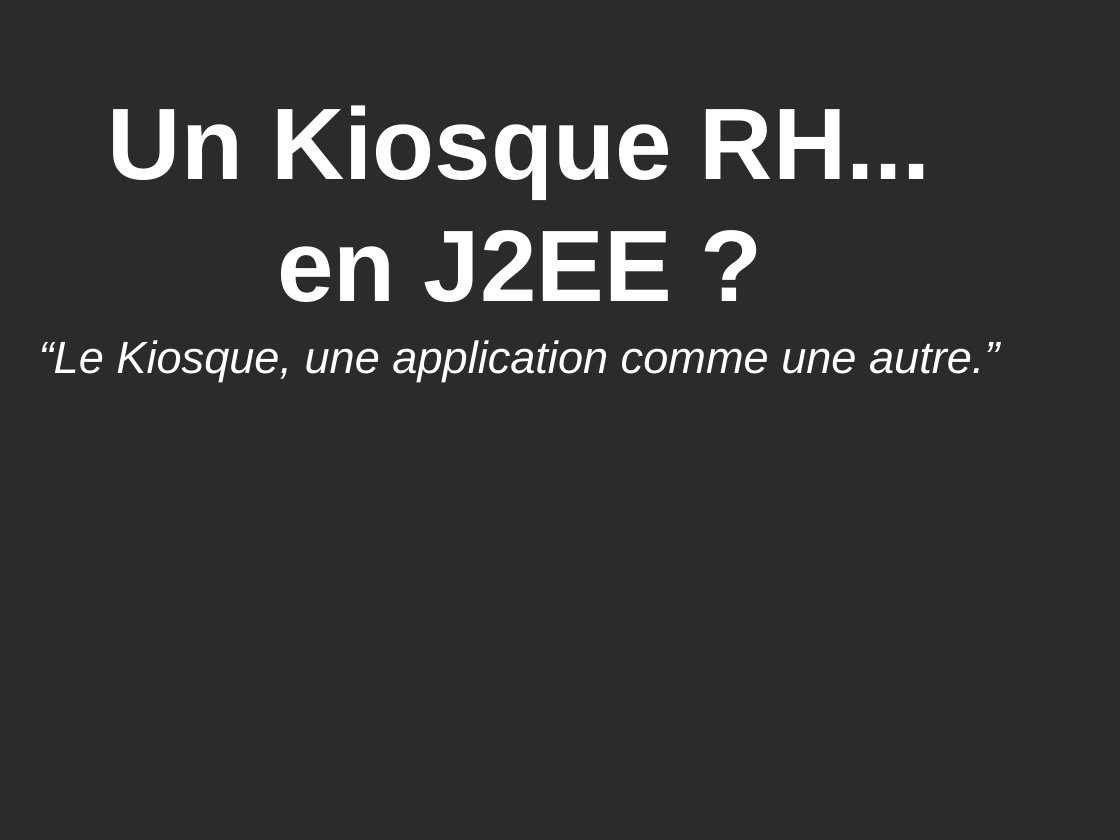
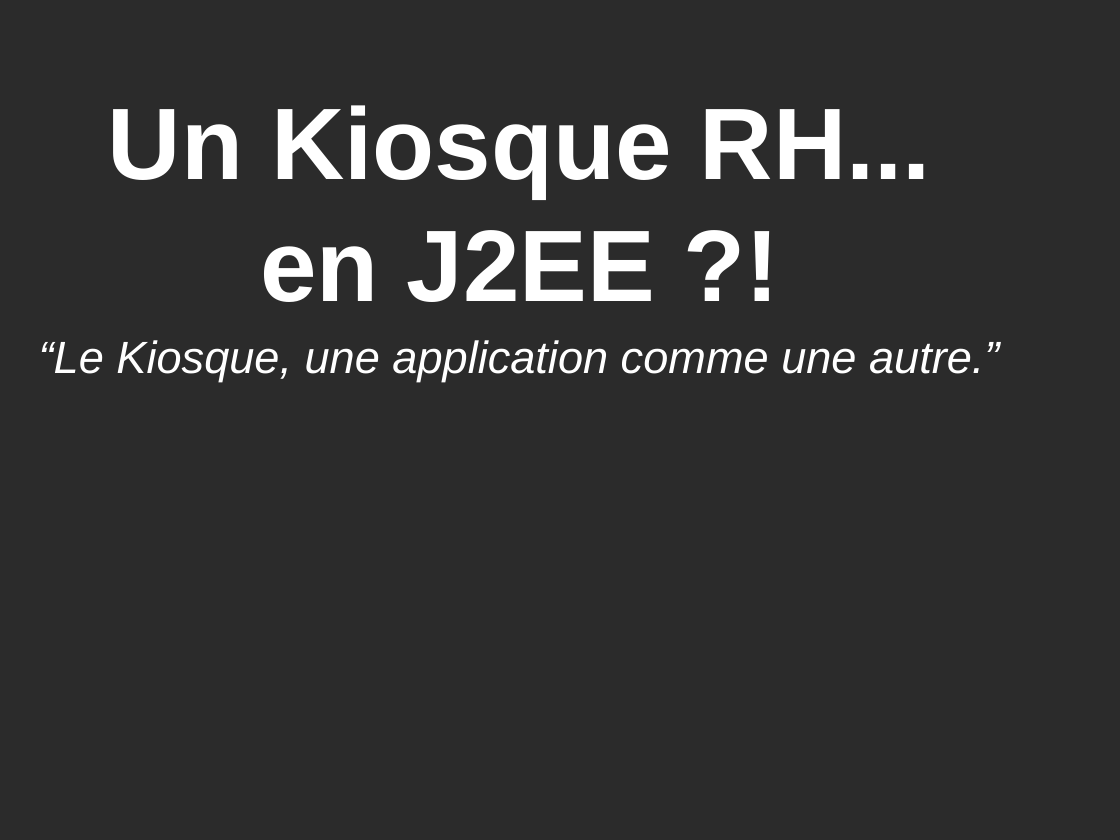
Before and after one commit to DSI-Ville-Noumea/sirh-kiosque-j2ee-old, a slide deck: slide 1 of src/site/resources/Kiosque_RH_J2EE_11021.odp. Drawn at 1120x840 pixels with LibreOffice and Linux fonts; fonts in the diff are those of the drawing; background and template pictures are left out; a plain dark background stands for a picture behind light text. Boxes give left, top, right and bottom in pixels: in the first picture for what was removed or moved away, otherwise in the second. Text is boxed around its words. In the diff, an @@ line names an element or a change of style, - is before the commit and + after.

```diff
--- a/src/site/resources/Kiosque_RH_J2EE_11021.odp
+++ b/src/site/resources/Kiosque_RH_J2EE_11021.odp
@@ title at (108, 105, 931, 302): text changed @@
-Un Kiosque RH...
-en J2EE ?
+Un Kiosque RH...
+en J2EE ?!
```
Also in this commit, not shown: 9 other slides changed, 14 slides added.
